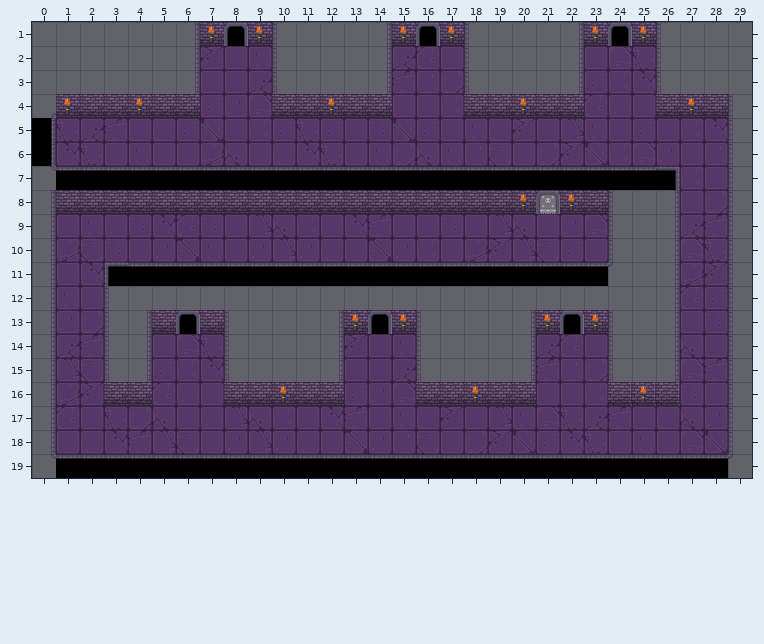
Tiled map: map/hub.tmx. Above is the file before it was changed.
Cells are 128x128 px. Shown: x 0..29, y 1..19. Tiles whose own drawing changed are shown in their newer look in all pictures.
And afterwards:
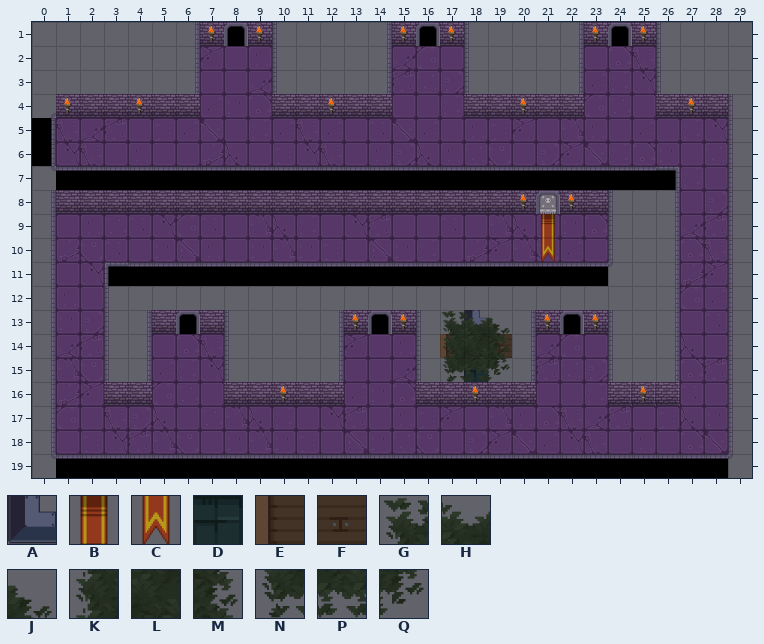
Key: from "dungeon_tile": A 51, B 66, C 86, D 90, E 113, F 114, G 140, H 141, J 142, K 150, L 151, M 152, N 160, P 161, Q 162.
_ is an empty cell.
Difference:
Layer "floor":
The edit adds tile A in row 13 at x 18.
The edit adds tile D in row 15 at x 18.
The edit adds tile E in row 14 at x 17.
The edit adds tile F in row 14 at x 19.
Layer "wall":
The edit adds tile B in row 9 at x 21.
The edit adds tile C in row 10 at x 21.
Layer "door":
The edit adds tile G in row 13 at x 17.
The edit adds tile H in row 13 at x 18.
The edit adds tile J in row 13 at x 19.
The edit adds tile K in row 14 at x 17.
The edit adds tile L in row 14 at x 18.
The edit adds tile M in row 14 at x 19.
The edit adds tile N in row 15 at x 17.
The edit adds tile P in row 15 at x 18.
The edit adds tile Q in row 15 at x 19.
Changed places in both pictures, as pixel boxes (x1, y1, x2, y2):
added: (541, 214, 555, 262)
added: (440, 310, 512, 382)
